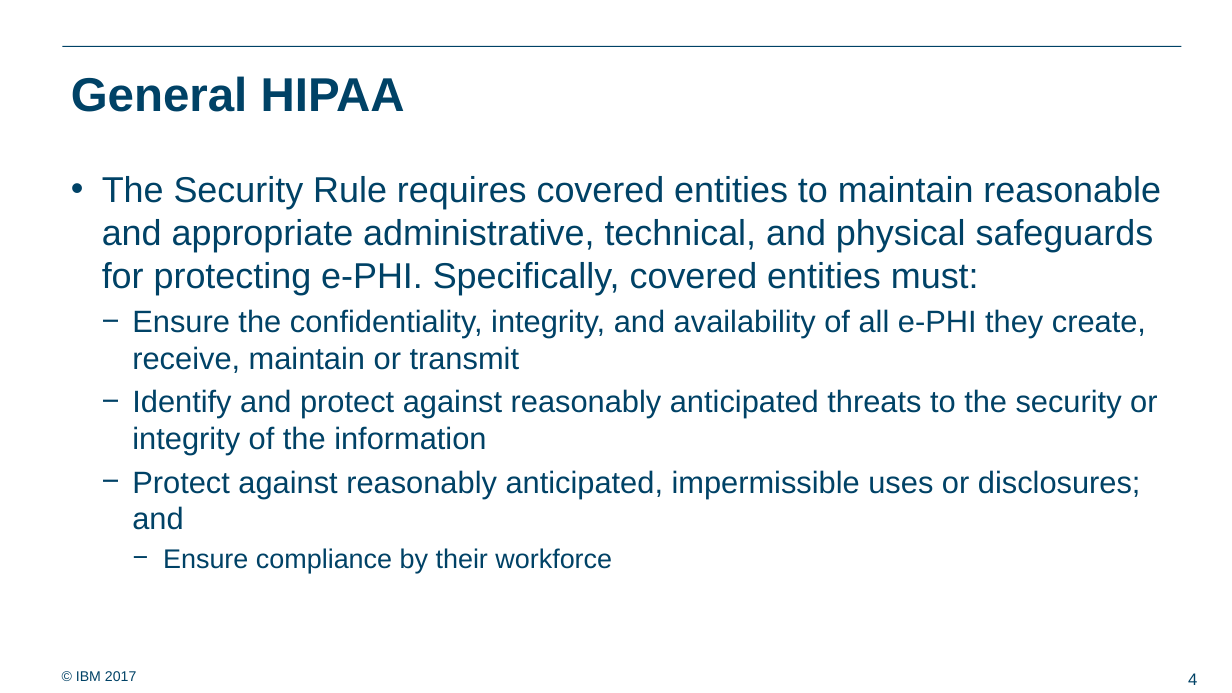
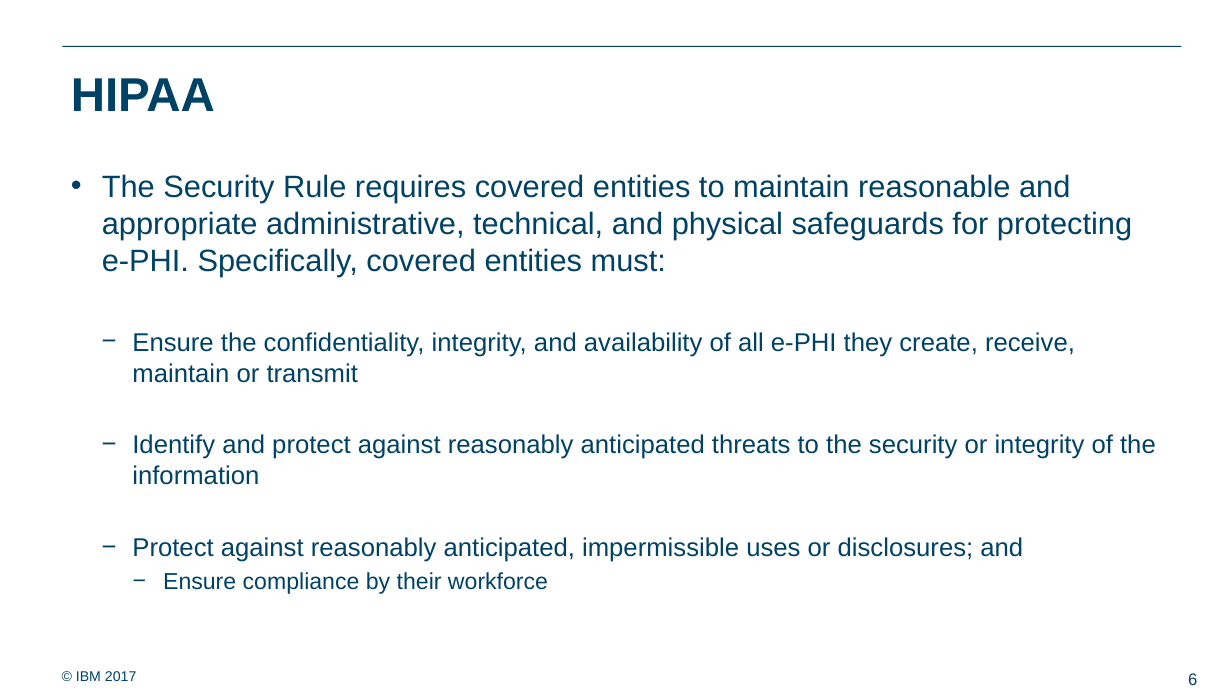
Before and after one commit to ralf0615/Analytics_project_backlog, a slide deck: slide 6 of Analytics_server_setup_v3.pptx (slide 4 before the commit). Drawn at 1232x693 pixels with LibreOffice and Linux fonts; fonts in the diff are those of the drawing; background and template pictures are left out. Boxes give left, top, right and bottom in pixels: in the first picture for what was removed or moved away, otherwise in the second. Text is boxed around its words. In the diff, an @@ line names an element or a change of style, - is before the commit and + after.

```diff
--- a/Analytics_server_setup_v3.pptx
+++ b/Analytics_server_setup_v3.pptx
@@ title at [71,78,215,111]: text changed @@
-General HIPAA
+HIPAA
@@ text "The Security Rule requires covered ..." at [102,174,1156,594]: size 28 to 24 pt in "The Security Rule requires covered entities to ..."; size 24 to 20 pt in "Ensure the confidentiality, integrity, and availability of ...", "Identify and protect against reasonably anticipated threats ...", "Protect against reasonably anticipated, impermissible uses o ..."; size 21 to 18 pt in "Ensure compliance by their workforce" @@
@@ page number at [1188,673,1197,685]: text changed @@
-4
+6
```
Also in this commit, not shown: 5 other slides changed, 4 slides added, 5 slides removed, 3 other files.
